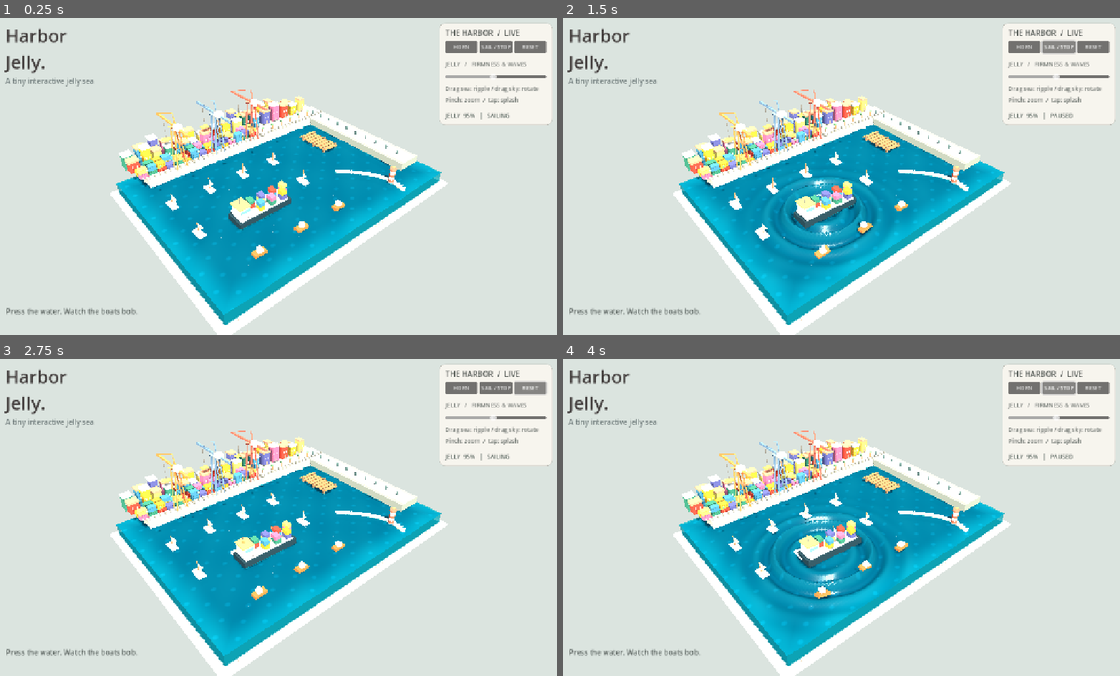
Above: before the commit, frames 1-4 (two rows, left to right).
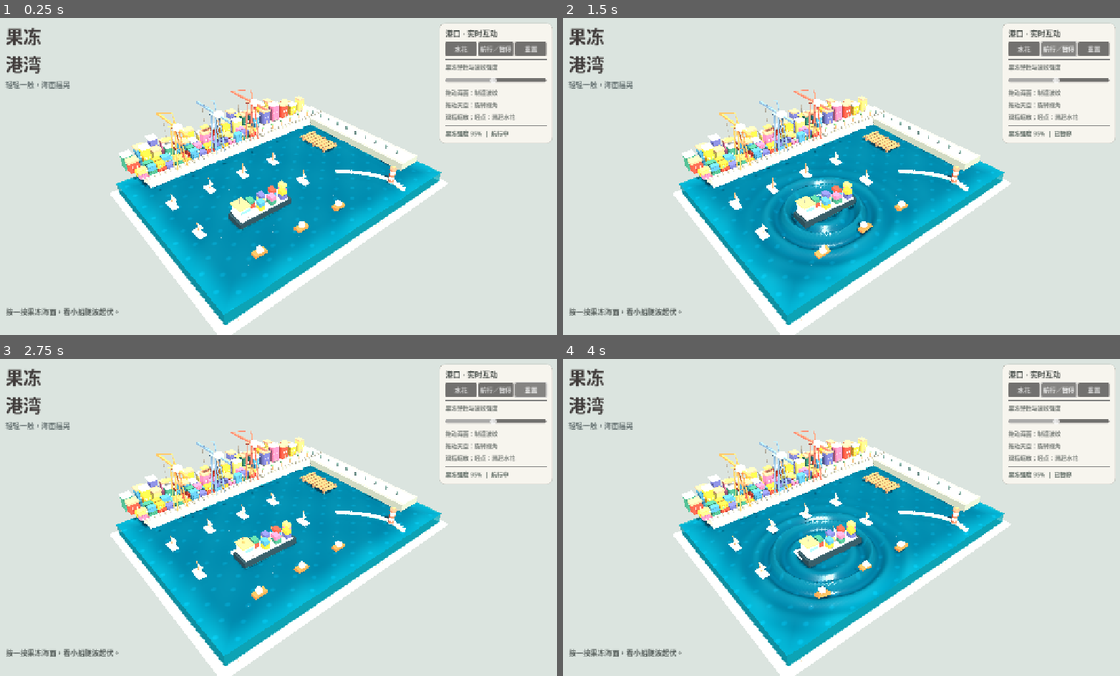
Above: after the commit, the same moments.

Repository: good456123123-a11y/HarborJelly-Android
Game: Godot game, scene res://scenes/main.tscn
The game is run twice, just before and just after one commit, with the same random seed, the same clock (stepped at 60 frames per second) and the same inputs.
Inputs:
- Up to frame 1 (0.25 s): no input
- Up to frame 2 (1.5 s): click "HORN" (after the commit: "水花") at 0.5 s; click "SAIL / STOP" (after the commit: "航行／暂停") at 1.25 s
- Up to frame 3 (2.75 s): click "RESET" (after the commit: "重置") at 2 s
- Up to frame 4 (4 s): click "HORN" (after the commit: "水花") at 2.75 s; click "SAIL / STOP" (after the commit: "航行／暂停") at 3.5 s

The runs differ from the first frame. In frame 1, 4.2% of the frame differs, in the area x 0-100%, y 2-94%; in frame 2, 4.3%; in frame 3, 4.3%; in frame 4, 4.3%.

Commit message:
Localize Harbor Jelly Android interface and app name to Simplified Chinese

Diff:
--- a/project.godot
+++ b/project.godot
@@ -2,7 +2,7 @@
 config_version=5
 
 [application]
-config/name="Harbor Jelly"
+config/name="果冻港湾"
 run/main_scene="res://scenes/main.tscn"
 config/features=PackedStringArray("4.4", "GL Compatibility")
 
--- a/scripts/harbor.gd
+++ b/scripts/harbor.gd
@@ -58,7 +58,7 @@
     if is_instance_valid(freighter):
         _rock_boat(freighter, 4.1, 1.35, ship_origin.y, delta)
     if hud_info != null:
-        hud_info.text = "JELLY  %.0f%%   |   %s" % [wobble_strength * 100.0, "SAILING" if sailing else "PAUSED"]
+        hud_info.text = "果冻强度 %.0f%%  |  %s" % [wobble_strength * 100.0, "航行中" if sailing else "已暂停"]
 
 
 func _water_height_at(point: Vector2) -> float:
@@ -330,12 +330,12 @@
     top.position = Vector2(34, 22)
     root.add_child(top)
     var heading := Label.new()
-    heading.text = "Harbor\nJelly."
+    heading.text = "果冻\n港湾"
     heading.add_theme_color_override("font_color", Color("413c3b"))
     heading.add_theme_font_size_override("font_size", 40)
     top.add_child(heading)
     var subtitle := Label.new()
-    subtitle.text = "A tiny interactive jelly sea"
+    subtitle.text = "轻轻一触，海面摇晃"
     subtitle.add_theme_font_size_override("font_size", 16)
     subtitle.add_theme_color_override("font_color", Color("6b7777"))
     top.add_child(subtitle)
@@ -361,17 +361,17 @@
     content.add_theme_constant_override("separation", 6)
     panel.add_child(content)
     var title := Label.new()
-    title.text = "THE HARBOR  /  LIVE"
+    title.text = "港口 · 实时互动"
     title.add_theme_font_size_override("font_size", 17)
     title.add_theme_color_override("font_color", Color("4b514d"))
     content.add_child(title)
     var choose := HBoxContainer.new()
     content.add_child(choose)
-    _button(choose, "HORN", _horn)
-    _button(choose, "SAIL / STOP", _toggle_sail)
-    _button(choose, "RESET", _reset)
+    _button(choose, "水花", _horn)
+    _button(choose, "航行／暂停", _toggle_sail)
+    _button(choose, "重置", _reset)
     content.add_child(HSeparator.new())
-    _panel_label(content, "JELLY   /   FIRMNESS & WAVES")
+    _panel_label(content, "果冻弹性与波纹强度")
     var slider := HSlider.new()
     slider.min_value = 0.0
     slider.max_value = 2.0
@@ -380,15 +380,16 @@
     slider.custom_minimum_size = Vector2(0, 24)
     slider.value_changed.connect(_change_wobble)
     content.add_child(slider)
-    _panel_label(content, "Drag sea: ripple / drag sky: rotate")
-    _panel_label(content, "Pinch: zoom  /  tap: splash")
+    _panel_label(content, "拖动海面：制造波纹")
+    _panel_label(content, "拖动天空：旋转视角")
+    _panel_label(content, "双指缩放；轻点：溅起水花")
     content.add_child(HSeparator.new())
     hud_info = Label.new()
     hud_info.add_theme_font_size_override("font_size", 13)
     hud_info.add_theme_color_override("font_color", Color("59665f"))
     content.add_child(hud_info)
     var tip := Label.new()
-    tip.text = "Press the water. Watch the boats bob."
+    tip.text = "按一按果冻海面，看小船随波起伏。"
     tip.position = Vector2(35, 655)
     tip.add_theme_font_size_override("font_size", 16)
     tip.add_theme_color_override("font_color", Color("575f5c"))
@@ -405,7 +406,7 @@
     var button := Button.new()
     button.text = title
     button.size_flags_horizontal = Control.SIZE_EXPAND_FILL
-    button.add_theme_font_size_override("font_size", 12)
+    button.add_theme_font_size_override("font_size", 14)
     button.pressed.connect(callback)
     parent.add_child(button)
 
Not shown, changed: export_presets.cfg
